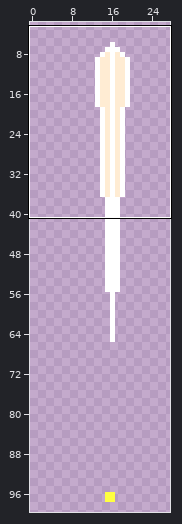
Pixel-art file: WIP Assets/MightOfZeus.aseprite. Above: a wide view before the commit, with the close-up outlined.
Close-up. First the earlier version:
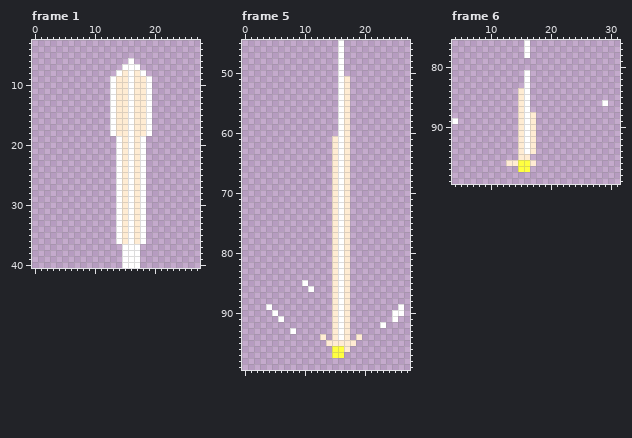
32x100 pixels, 6 frames. Shown: frame 1: x 0..27, y 3..40; frame 5: x 0..27, y 45..99; frame 6: x 4..31, y 76..99. The wide view leaves out empty margins. The commit also changed other frames or places, which this record leaves out.
The same view after the edit:
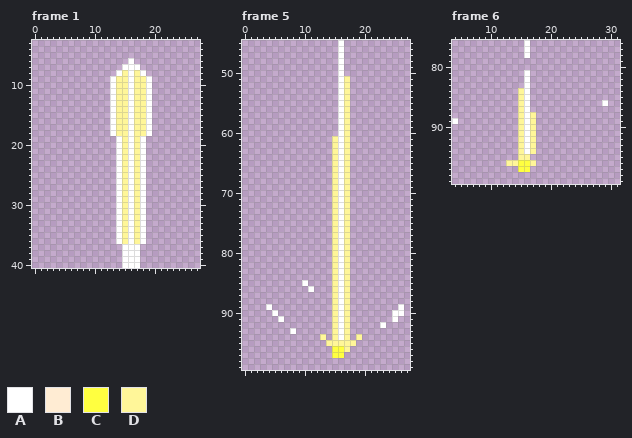
Palette (. is transparent): A #ffffff  B #ffecd3  C #ffff40  D #fff699
Change:
Frame 1, layer "Layer 1":
y 8: x 15 B -> D; x 17 B -> D
y 9..18: x 14..15 BB -> DD; x 17..18 BB -> DD
y 19..36: x 15 B -> D; x 17 B -> D
Frame 5, layer "Layer 1":
y 51..60: x 17 B -> D
y 61..93: x 15 B -> D; x 17 B -> D
y 94: x 13 B -> D; x 15 B -> D; x 17 B -> D; x 19 B -> D
y 95: x 14..18 BBBBB -> DDDDD
y 96: x 17 B -> D
Frame 6, layer "Layer 1":
y 84..87: x 15 B -> D
y 88..94: x 15 B -> D; x 17 B -> D
y 95: x 15..16 BB -> DD
y 96: x 13..14 BB -> DD; x 17 B -> D
Changed places in both close-ups, as pixel boxes (x1, y1, x2, y2):
changed: (116, 70, 146, 244)
changed: (320, 76, 362, 352)
changed: (506, 88, 536, 166)
